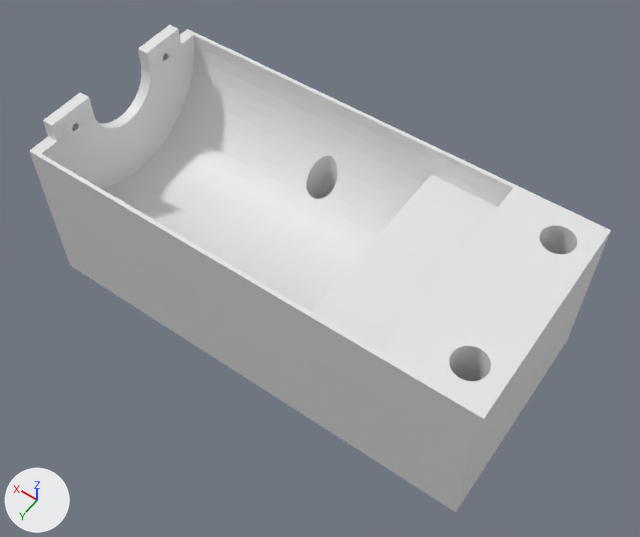
The Blender file focus-motor-bed2.blend, before and after one commit.
One viewpoint serves both versions: a 50 mm camera at (-40.7, 54.8, 86.4) aimed at (-2.4, 1.2, 2.1). Every picture has the same lights, and +X, +Y and +Z are marked at lower left.
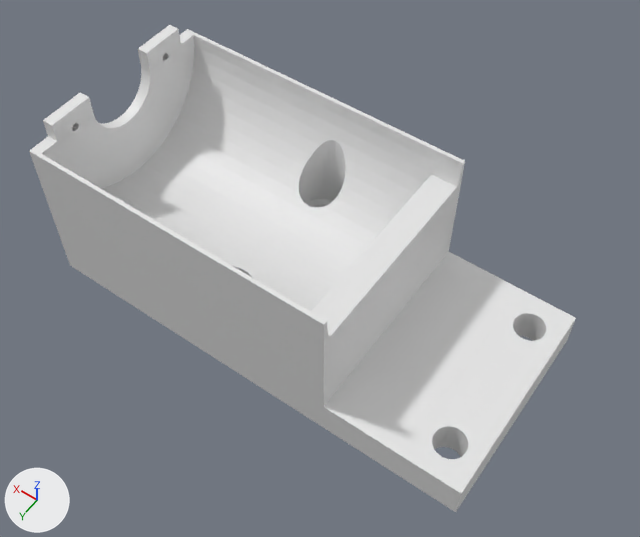
Where the change shows, as pixel boxes (x1, y1, x2, y2) in the pictures (640 x 537 px):
'Cube', reshaped (6% narrower)
    before: (29, 29, 611, 512)
    after: (29, 29, 576, 512)

The edits, one by one:
me_cube_001 is used by ob_cube; location (0.0, 0.0, 0.0); scale (60.0, 38.0, 27.0).
me_cube_001 had 665 vertices, 336 faces and spanned x -0.5..0.5, y -0.368..0.368, z -0.296..0.5.
me_cube_001 now has 877 vertices, 420 faces and spans x -0.5..0.5, y -0.368..0.368, z -0.296..0.5.
me_cube_001 part 1: 56 vertices moved from x 0.051..0.116, y -0.287..0.287, z 0.085..0.206 to x 0.034..0.133, y -0.287..0.287, z -0.111..0.206; 56 vertices removed from x 0.05..0.117, y -0.303..0.303, z 0.085..0.24; 192 vertices added at x 0.033..0.133, y -0.329..0.329, z -0.111..0.312.
me_cube_001 part 2: 6 vertices moved from x -0.308, y -0.355..0.355, z 0.37..0.469 to x -0.2, y -0.355..0.355, z 0.37..0.469; 105 vertices removed from x -0.5..-0.308, y -0.368..0.368, z 0.5; 181 vertices added at x -0.5..-0.2, y -0.368..0.368, z -0.111..0.5.
